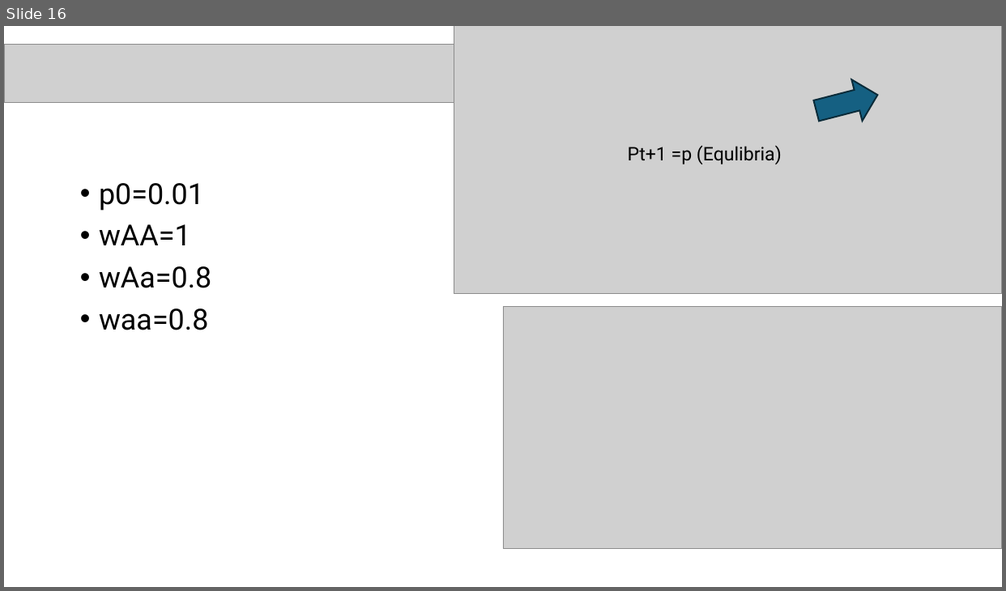
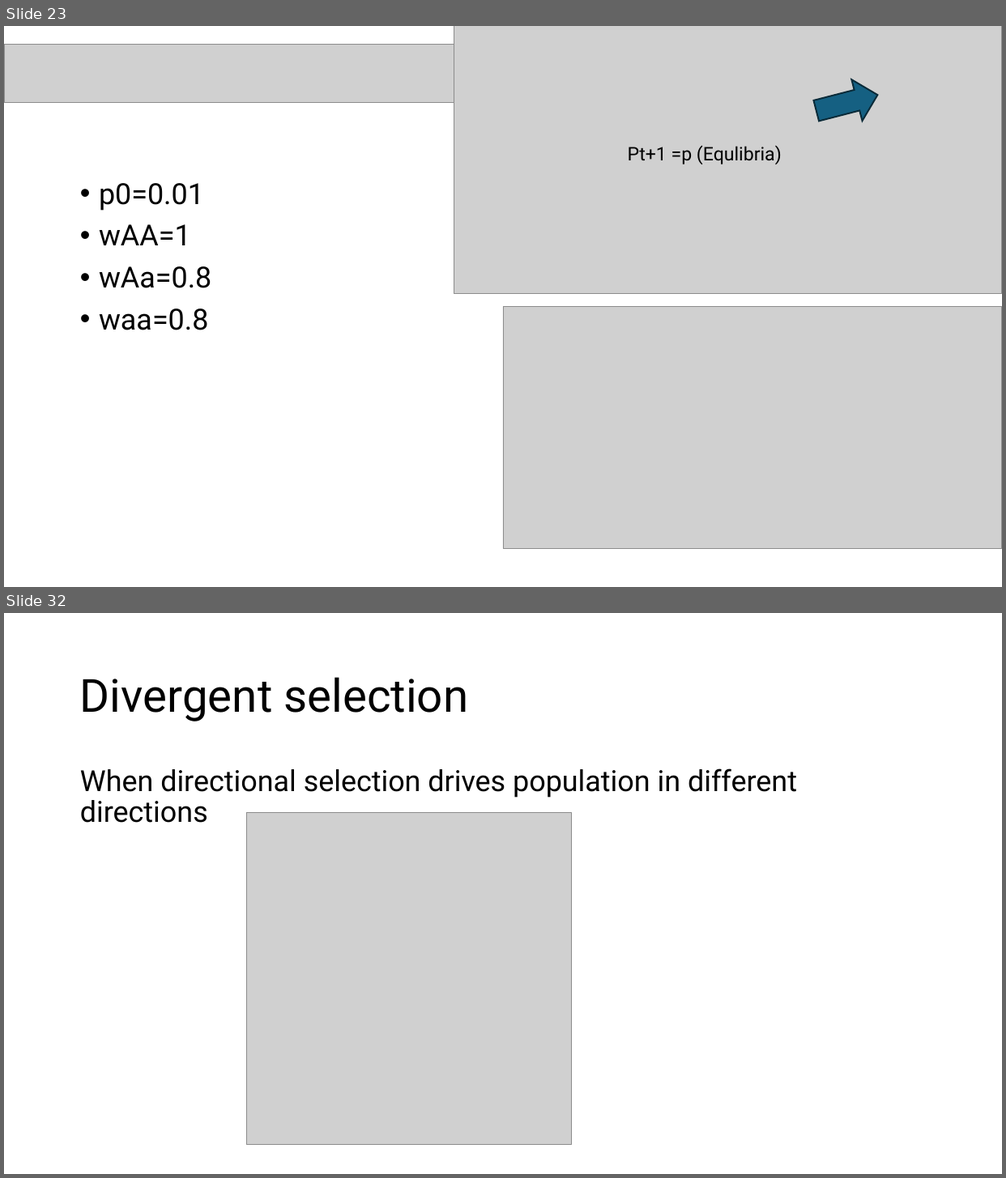
Before and after one commit to ccsosa/Evolutionary_genetics, a slide deck: Semana4/Selección natural.pptx. Shown one above the other, each under a label of ours: slide 16 before the commit, slides 23 and 32 after it; the slides between them are not shown. The pictures are 1006x591 and 1006x1178 pixels, drawn with LibreOffice and Linux fonts; fonts in the diff are those of the drawing; grey boxes stand for pictures. Boxes give left, top, right and bottom in pixels: in the first picture for what was removed or moved away, otherwise in the second. Text is boxed around its words. In the diff, an @@ line names an element or a change of style, - is before the commit and + after.

```diff
--- a/Semana4/Selección natural.pptx
+++ b/Semana4/Selección natural.pptx
@@ slide 32 added at box(4, 613, 1002, 1174), background #FFFFFF @@
@@ title added at box(80, 677, 469, 722), 44 pt, text #000000 @@
+Divergent selection
@@ text added at box(80, 769, 797, 823), 28 pt, text #000000 @@
+When directional selection drives population in different directions
@@ picture added at box(246, 813, 572, 1144) @@
@@ what was slide 16 is now slide 23 @@
```
Also in this commit, not shown: 8 slides changed, 20 other slides added, 3 slides removed.
